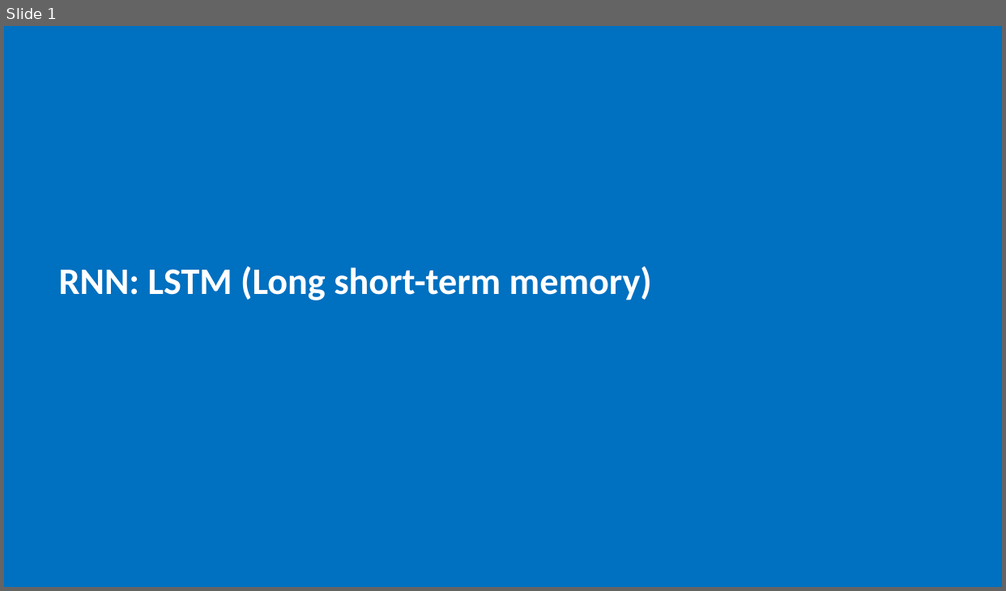
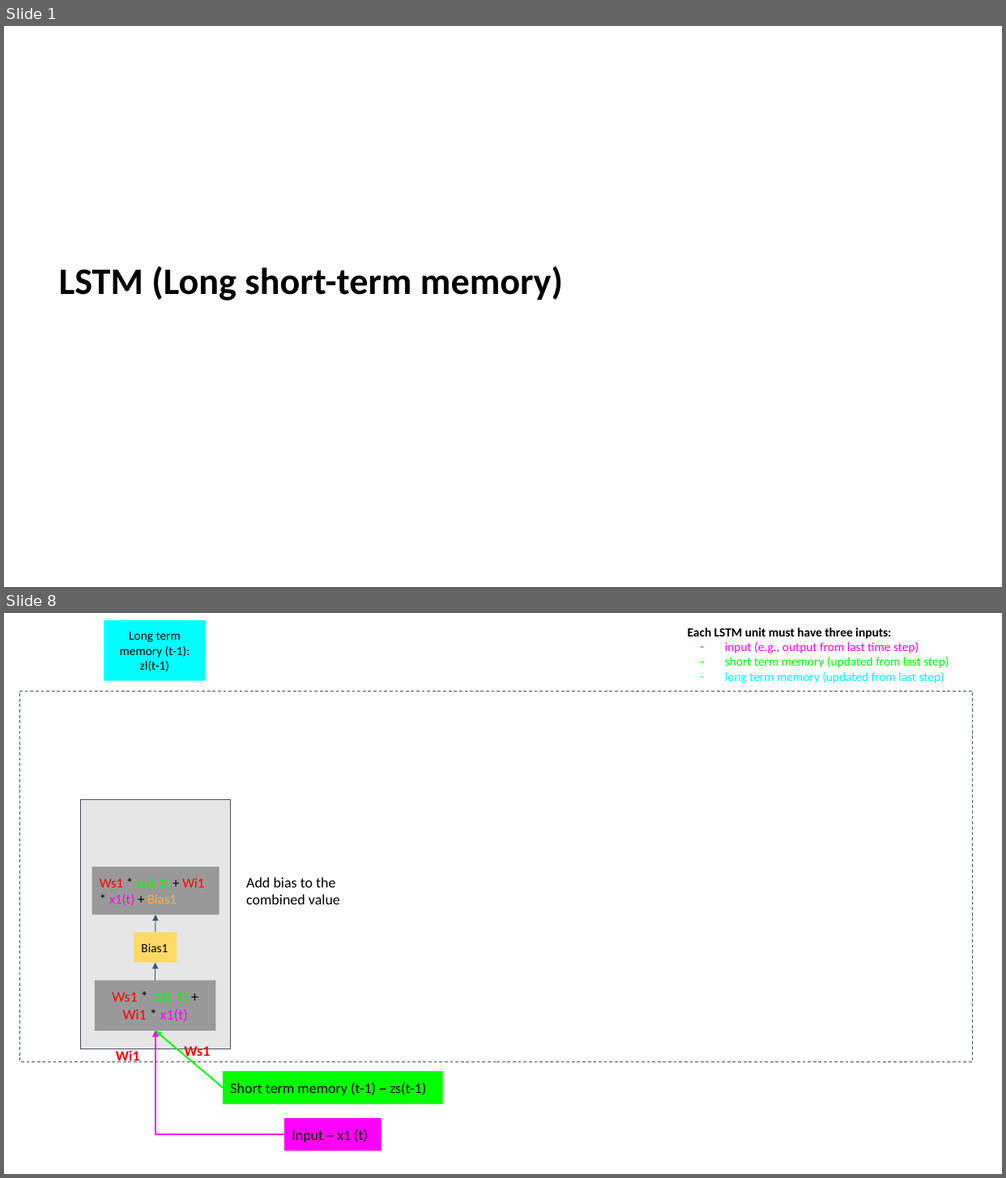
Before and after one commit to jzanetti/Sijin_ML, a slide deck: docs/source/deep_learning/slides/rnn_lstm.pptx. Shown one above the other, each under a label of ours: slide 1 before the commit, slides 1 and 8 after it; the slides between them are not shown. The pictures are 1006x591 and 1006x1178 pixels, drawn with LibreOffice and Linux fonts; fonts in the diff are those of the drawing. Boxes give left, top, right and bottom in pixels: in the first picture for what was removed or moved away, otherwise in the second. Text is boxed around its words. In the diff, an @@ line names an element or a change of style, - is before the commit and + after.

Commit message:
update lstm

```diff
--- a/docs/source/deep_learning/slides/rnn_lstm.pptx
+++ b/docs/source/deep_learning/slides/rnn_lstm.pptx
@@ slide 8 added at (4, 613, 1002, 1174), background #FFFFFF @@
@@ rectangle added at (104, 620, 206, 681), fill #00FFFF, 12 pt, text #000000 @@
+Long term memory (t-1):
+zl(t-1)
@@ text added at (688, 628, 948, 683), 12 pt, text #00FF00 @@
+Each LSTM unit must have three inputs:
+– input (e.g., output from last time step)
+– short term memory (updated from last step)
+– long term memory (updated from last step)
@@ rectangle added at (19, 691, 973, 1063), outline #44546A 0.75 pt dashed @@
@@ rectangle added at (80, 800, 231, 1050), fill #E7E6E6, outline #44546A 0.75 pt @@
@@ rectangle added at (92, 867, 219, 914), fill #999999, 13 pt, text #00FF00 @@
+Ws1 * zs(t-1) + Wi1 * x1(t) + Bias1
@@ text added at (246, 877, 340, 905), 14 pt, text #000000 @@
+Add bias to the combined value
@@ arrow added from (155, 933) to (156, 914), #44546A 0.75 pt @@
@@ rectangle added at (134, 933, 177, 963), fill #FFD966, 12 pt, text #000000 @@
+Bias1
@@ arrow added from (155, 981) to (155, 963), #44546A 0.75 pt @@
@@ rectangle added at (95, 981, 216, 1031), fill #999999, 14 pt, text #00FF00 @@
+Ws1 * zs(t-1) + Wi1 * x1(t)
@@ text added at (116, 1049, 140, 1063), 14 pt, text #FF0000, bold @@
+Wi1
@@ arrow added from (223, 1088) to (155, 1031), #00FF00 1.5 pt @@
@@ elbow arrow added from (285, 1135) to (155, 1031), #FF00FF 1.5 pt @@
@@ text added at (184, 1046, 210, 1061), 14 pt, text #FF0000, bold @@
+Ws1
@@ rectangle added at (223, 1072, 443, 1105), fill #00FF00, 14 pt, text #000000 @@
+Short term memory (t-1) ~ zs(t-1)
@@ rectangle added at (285, 1118, 381, 1152), fill #FF00FF, 14 pt, text #000000 @@
+Input ~ x1 (t)
@@ slide 1 changed as well @@
@@ background #0070C0 to #FFFFFF @@
@@ text at (59, 267, 563, 301): text changed; text colour #FFFFFF to #000000 @@
-RNN: LSTM (Long short-term memory)
+LSTM (Long short-term memory)
```
Also in this commit, not shown: 31 other slides added, 31 slides removed, 3 other files.
